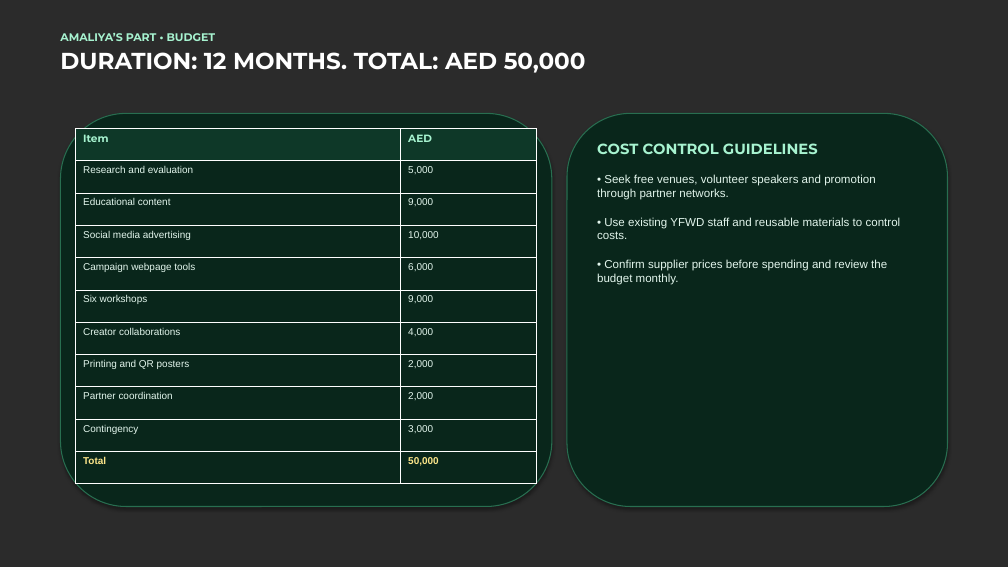
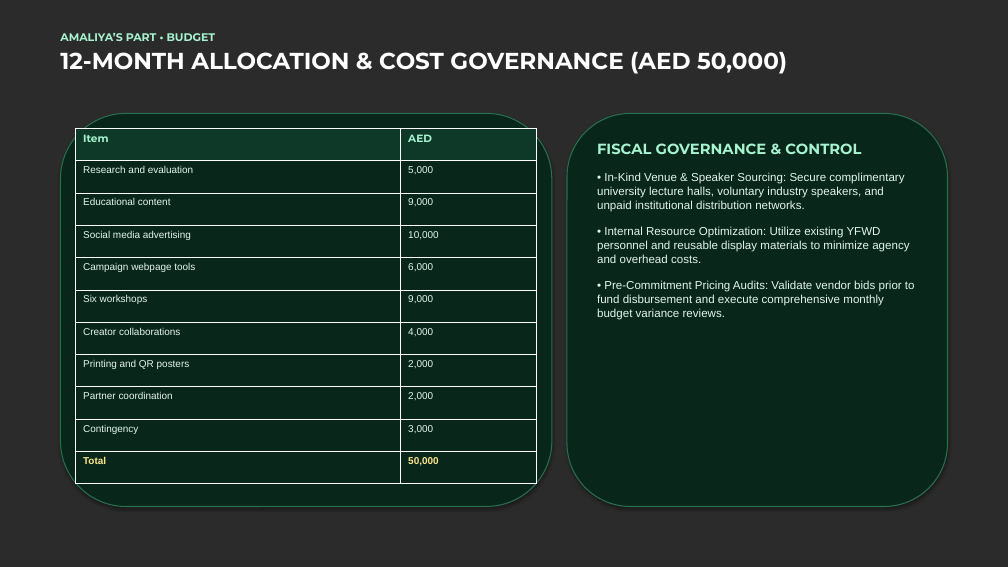
Before and after one commit to balaji4948/dubai-life-smarter-finances-com345, a slide deck: slide 9 of Dubai_Life_Smarter_Finances_COM345.pptx. Drawn at 1008x567 pixels with LibreOffice and Linux fonts; fonts in the diff are those of the drawing; background and template pictures are left out; a plain dark background stands for a picture behind light text. Boxes give left, top, right and bottom in pixels: in the first picture for what was removed or moved away, otherwise in the second. Text is boxed around its words. In the diff, an @@ line names an element or a change of style, - is before the commit and + after.

```diff
--- a/Dubai_Life_Smarter_Finances_COM345.pptx
+++ b/Dubai_Life_Smarter_Finances_COM345.pptx
@@ text at (x1=60, y1=52, x2=787, y2=74): text changed @@
-DURATION: 12 MONTHS. TOTAL: AED 50,000
+12-MONTH ALLOCATION & COST GOVERNANCE (AED 50,000)
@@ text at (x1=597, y1=143, x2=915, y2=320): text changed @@
-COST CONTROL GUIDELINES
-• Seek free venues, volunteer speakers and promotion through partner networks.
-• Use existing YFWD staff and reusable materials to control costs.
-• Confirm supplier prices before spending and review the budget monthly.
+FISCAL GOVERNANCE & CONTROL
+• In-Kind Venue & Speaker Sourcing: Secure complimentary university lecture halls, voluntary industry speakers, and unpaid institutional distribution networks.
+• Internal Resource Optimization: Utilize existing YFWD personnel and reusable display materials to minimize agency and overhead costs.
+• Pre-Commitment Pricing Audits: Validate vendor bids prior to fund disbursement and execute comprehensive monthly budget variance reviews.
```
Also in this commit, not shown: 10 other slides changed, 2 slides added, 1 slide removed, 4 other files.
